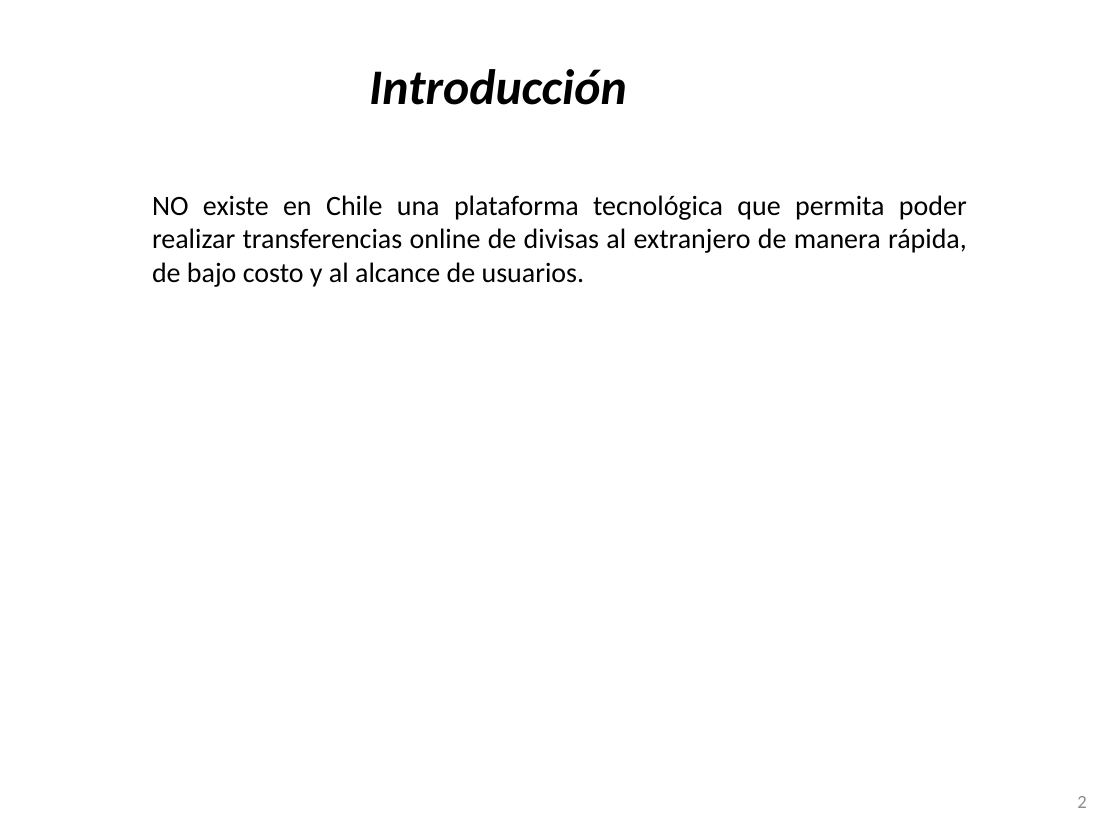
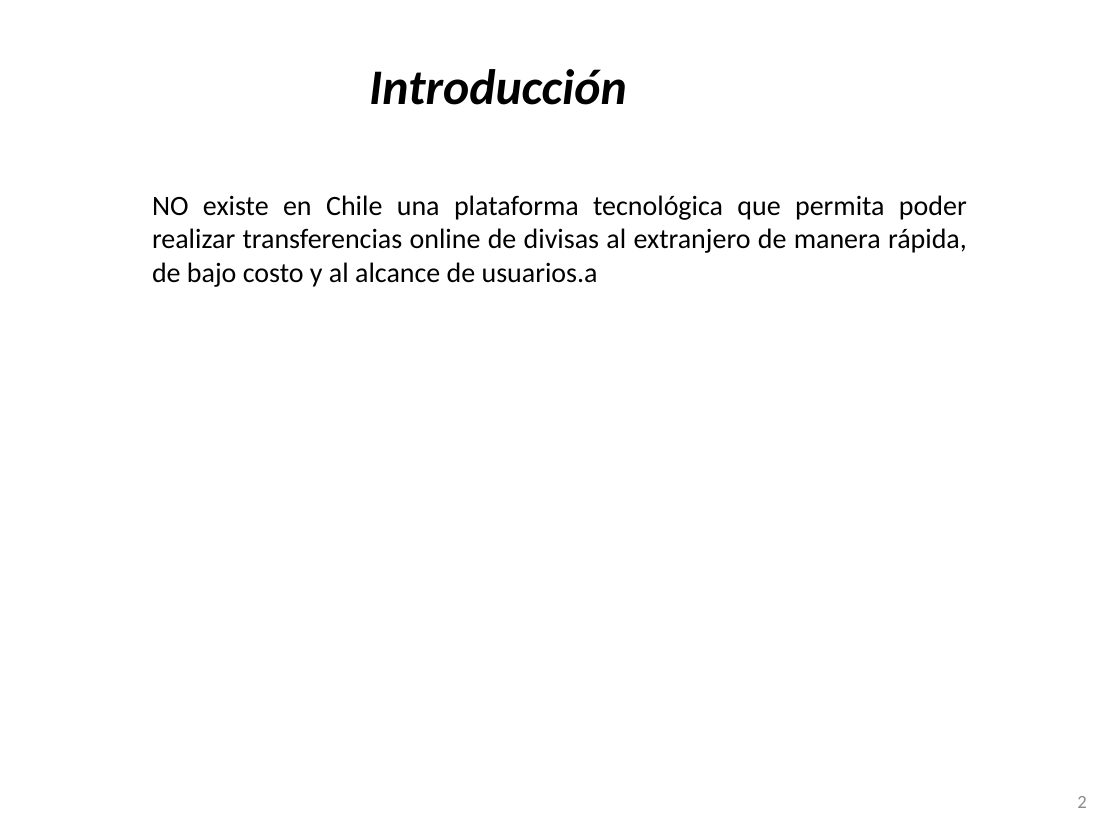
Before and after one commit to edgardoadriano/pipardo, a slide deck: slide 2 of 001.pptx. Drawn at 1120x840 pixels with LibreOffice and Linux fonts; fonts in the diff are those of the drawing; background and template pictures are left out. Boxes give left, top, right and bottom in pixels: in the first picture for what was removed or moved away, otherwise in the second. Text is boxed around its words. In the diff, an @@ line names an element or a change of style, - is before the commit and + after.

Commit message:
change: se cambia pptx (letra)

```diff
--- a/001.pptx
+++ b/001.pptx
@@ text at (152, 195, 967, 287): text changed @@
-NO existe en Chile una plataforma tecnológica que permita poder realizar transferencias online de divisas al extranjero de manera rápida, de bajo costo y al alcance de usuarios.
+NO existe en Chile una plataforma tecnológica que permita poder realizar transferencias online de divisas al extranjero de manera rápida, de bajo costo y al alcance de usuarios.a
```
